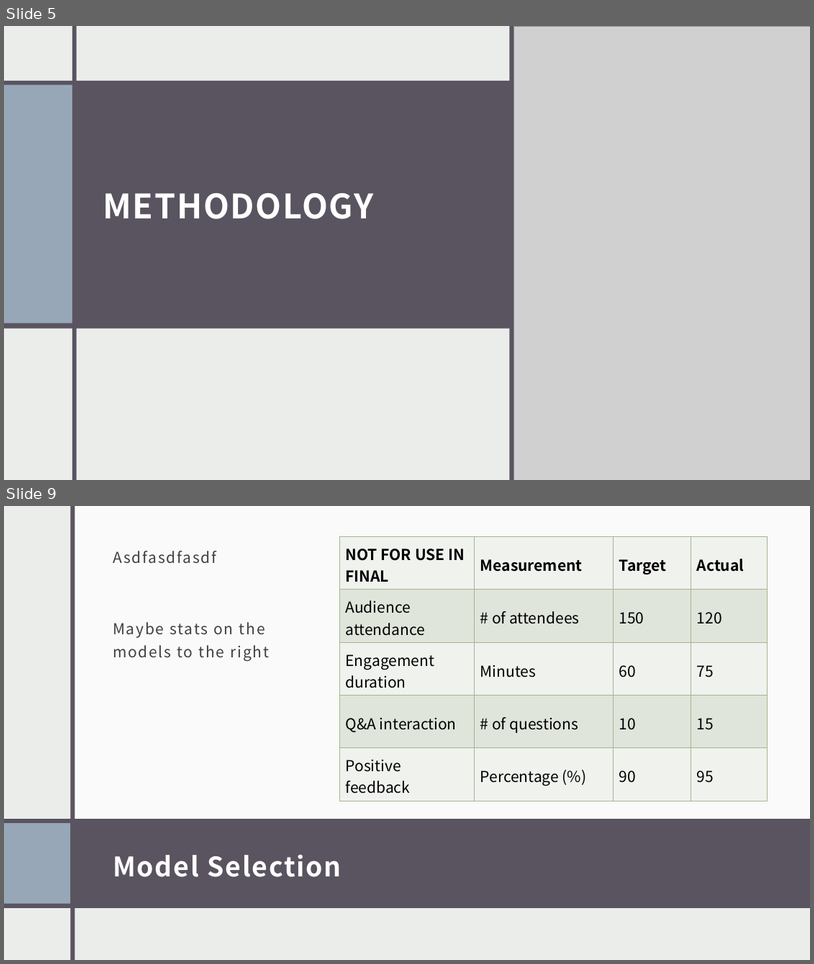
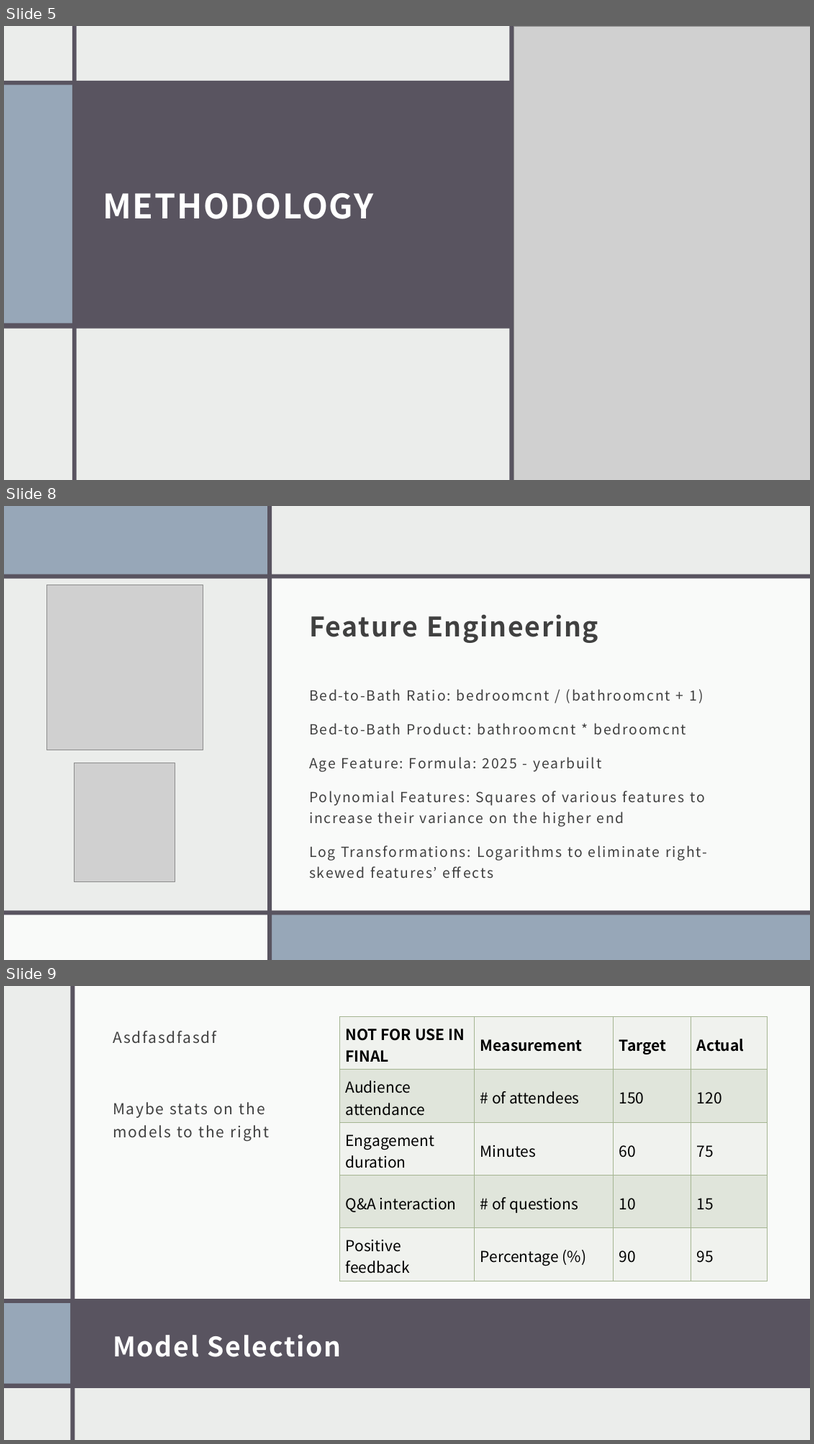
Before and after one commit to shmorhunmsds/ml_final_project, a slide deck: presentation.pptx. Shown one above the other, each under a label of ours: slides 5 and 9 before the commit, slides 5, 8 and 9 after it; the slides between them are not shown. The pictures are 814x964 and 814x1444 pixels, drawn with LibreOffice and Linux fonts; fonts in the diff are those of the drawing; grey boxes stand for pictures. Boxes give left, top, right and bottom in pixels: in the first picture for what was removed or moved away, otherwise in the second. Text is boxed around its words. In the diff, an @@ line names an element or a change of style, - is before the commit and + after.

```diff
--- a/presentation.pptx
+++ b/presentation.pptx
@@ slide 8 added at [4,506,810,960], background #EBEDEB @@
@@ rectangle added at [4,506,810,960], fill #EBEDEB @@
@@ rectangle added at [4,506,270,576], fill #97A7B8 @@
@@ rectangle added at [268,506,272,960], fill #595460 @@
@@ rectangle added at [311,506,316,960], fill #595460 @@
@@ rectangle added at [316,506,810,960], fill #FFFFFF at 75% opacity @@
@@ rectangle added at [4,574,810,579], fill #595460 @@
@@ picture added at [46,585,203,750] @@
@@ rectangle added at [268,579,810,911], fill #FFFFFF at 75% opacity @@
@@ title added at [309,614,599,643], 32 pt, text #404040, bold @@
+Feature Engineering
@@ text added at [309,689,707,878], 16.6 pt, text #404040 @@
+Bed-to-Bath Ratio: bedroomcnt / (bathroomcnt + 1)
+Bed-to-Bath Product: bathroomcnt * bedroomcnt
+Age Feature: Formula: 2025 - yearbuilt
+Polynomial Features: Squares of various features to increase their variance on the higher end
+Log Transformations: Logarithms to eliminate right-skewed features’ effects
@@ picture added at [74,762,175,881] @@
@@ rectangle added at [4,914,268,960], fill #FFFFFF at 75% opacity @@
@@ rectangle added at [4,910,810,914], fill #595460 @@
@@ rectangle added at [271,913,810,960], fill #97A7B8 @@
```
Also in this commit, not shown: 2 slides changed, 1 slide removed.
